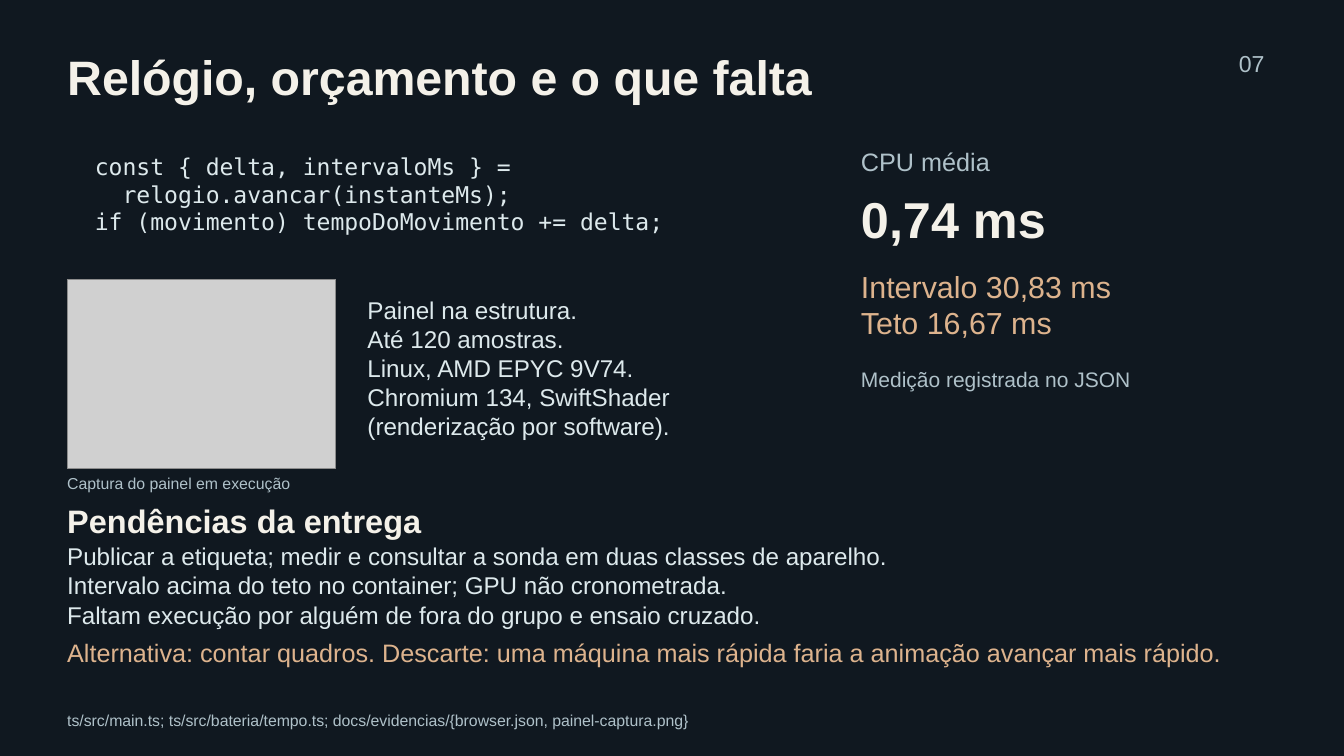
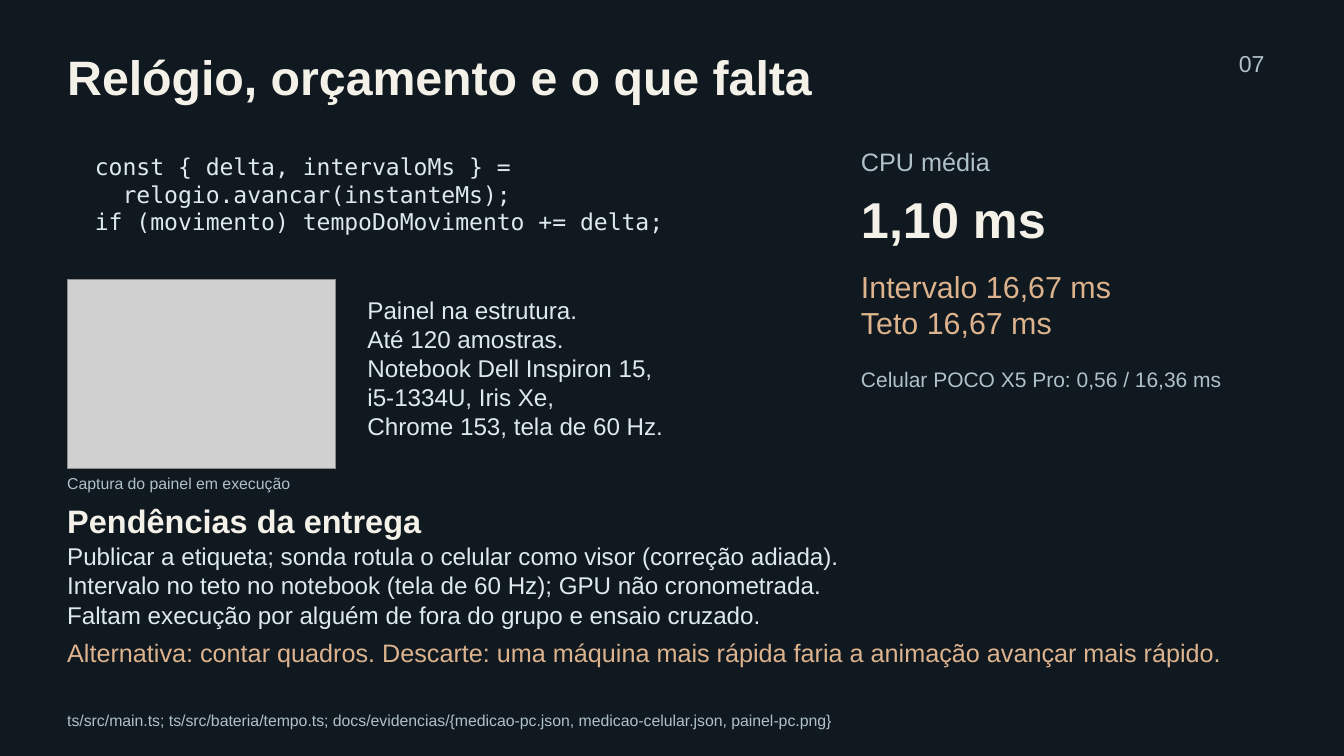
Before and after one commit to JvbsB7/RaV_WebXR, a slide deck: slide 7 of grupo01_modulo03.pptx. Drawn at 1344x756 pixels with LibreOffice and Linux fonts; fonts in the diff are those of the drawing; grey boxes stand for pictures. Boxes give left, top, right and bottom in pixels: in the first picture for what was removed or moved away, otherwise in the second. Text is boxed around its words. In the diff, an @@ line names an element or a change of style, - is before the commit and + after.

```diff
--- a/grupo01_modulo03.pptx
+++ b/grupo01_modulo03.pptx
@@ text at (861,203,1046,246): text changed @@
-0,74 ms
+1,10 ms
@@ text at (861,276,1111,302): text changed @@
-Intervalo 30,83 ms
+Intervalo 16,67 ms
@@ text at (367,359,663,438): text changed @@
-Linux, AMD EPYC 9V74.
-Chromium 134, SwiftShader
-(renderização por software).
+Notebook Dell Inspiron 15,
+i5-1334U, Iris Xe,
+Chrome 153, tela de 60 Hz.
@@ text at (861,372,1221,390): text changed @@
-Medição registrada no JSON
+Celular POCO X5 Pro: 0,56 / 16,36 ms
@@ text at (67,547,838,599): text changed @@
-Publicar a etiqueta; medir e consultar a sonda em duas classes de aparelho.
-Intervalo acima do teto no container; GPU não cronometrada.
+Publicar a etiqueta; sonda rotula o celular como visor (correção adiada).
+Intervalo no teto no notebook (tela de 60 Hz); GPU não cronometrada.
@@ text at (67,714,831,730): text changed @@
-ts/src/main.ts; ts/src/bateria/tempo.ts; docs/evidencias/{browser.json, painel-captura.png}
+ts/src/main.ts; ts/src/bateria/tempo.ts; docs/evidencias/{medicao-pc.json, medicao-celular.json, painel-pc.png}
```
Also in this commit, not shown: 1 other slide changed, 4 other files.
